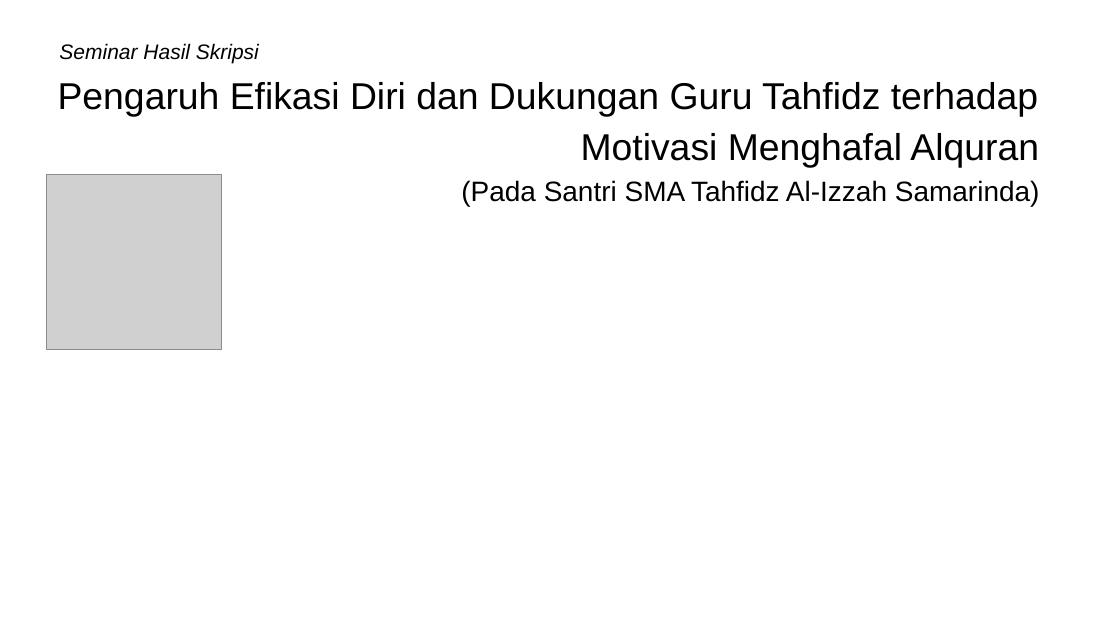
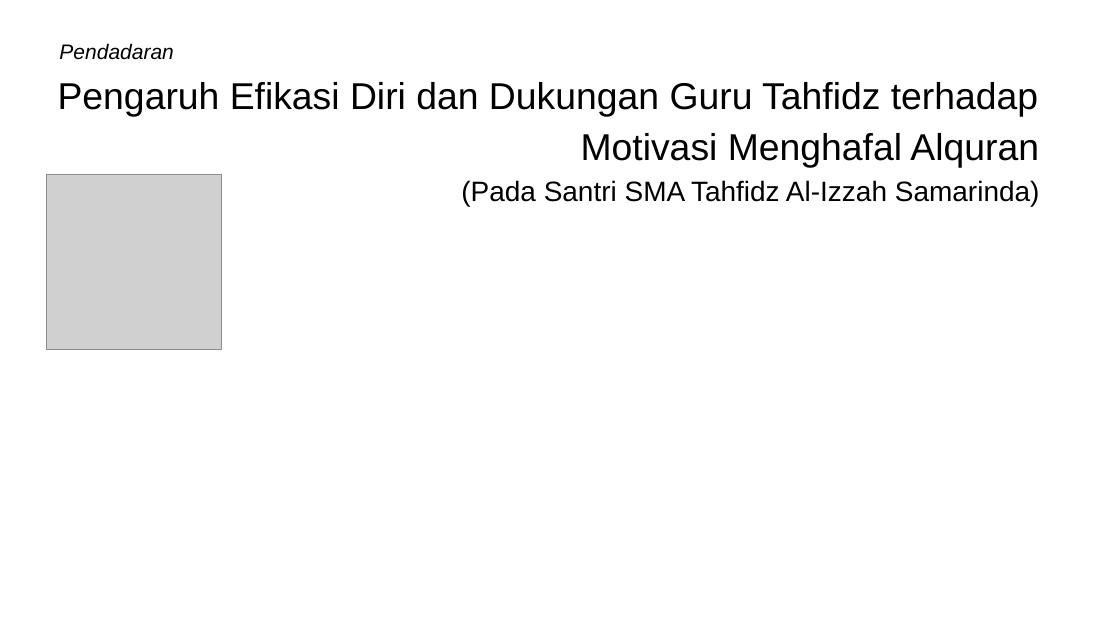
Before and after one commit to mzaini30/skripsi, a slide deck: slide 1 of pendadaran.pptx. Drawn at 1120x630 pixels with LibreOffice and Linux fonts; fonts in the diff are those of the drawing; grey boxes stand for pictures; background and template pictures are left out. Boxes give left, top, right and bottom in pixels: in the first picture for what was removed or moved away, otherwise in the second. Text is boxed around its words. In the diff, an @@ line names an element or a change of style, - is before the commit and + after.

```diff
--- a/pendadaran.pptx
+++ b/pendadaran.pptx
@@ title at [59, 43, 173, 60]: text changed @@
-Seminar Hasil Skripsi
+Pendadaran
```
Also in this commit, not shown: 1 other slide changed, 9 slides added, 1 slide removed, 2 other files.
